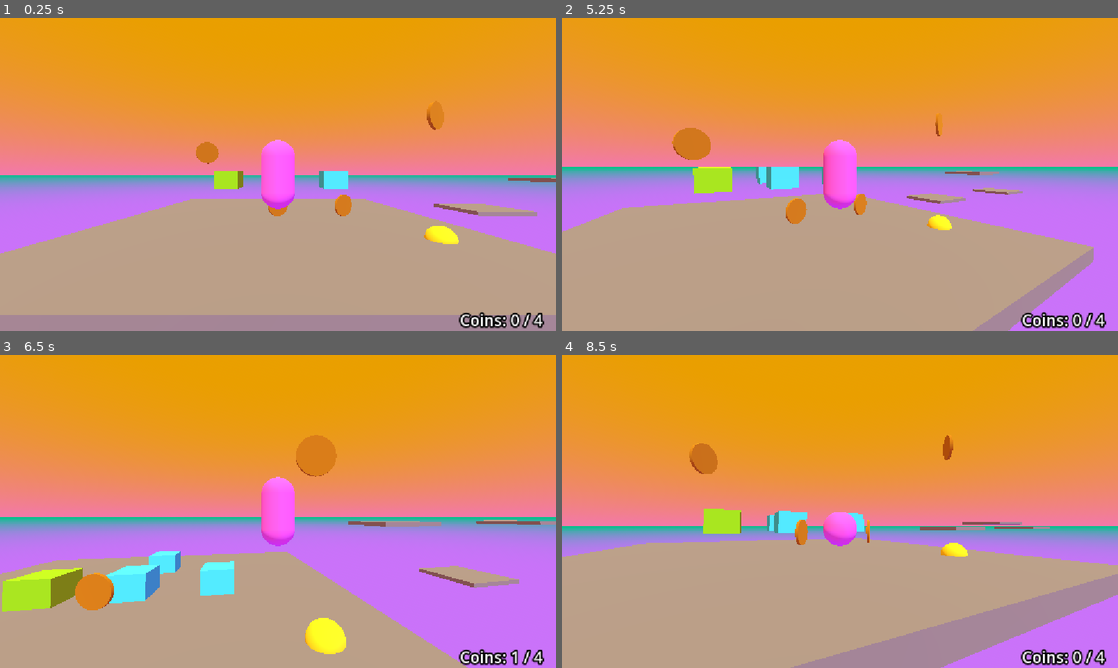
Above: before the commit, frames 1-4 (two rows, left to right).
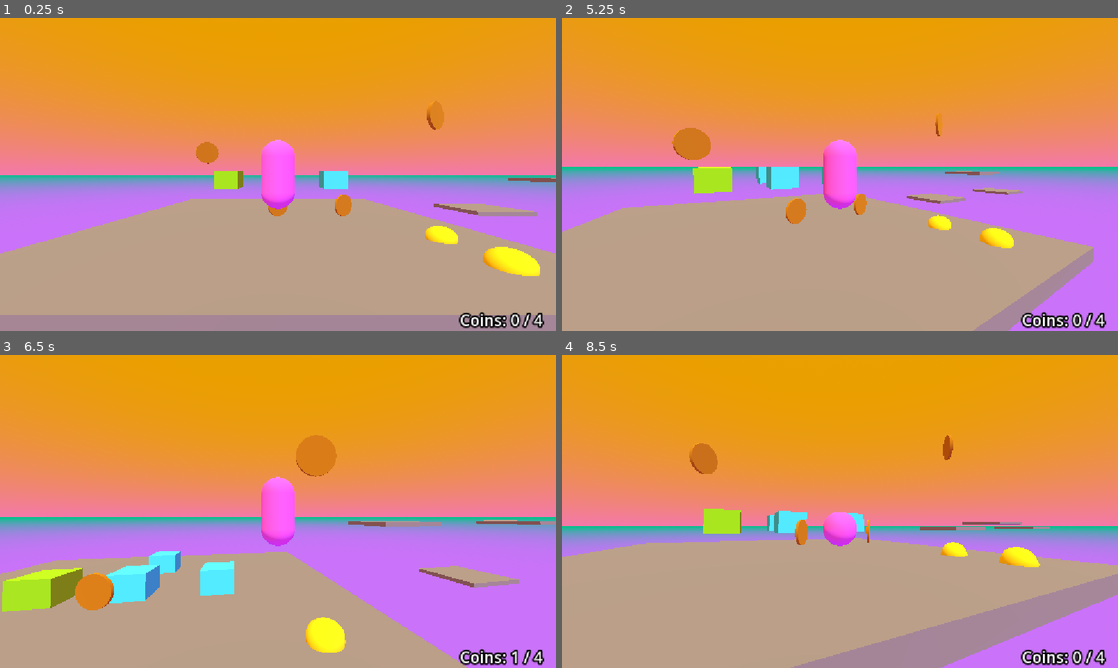
Above: after the commit, the same moments.

Repository: 17Dodecahedrons/Spieleentwicklungskurs
Game: Godot game, scene res://szenen/level_1.tscn
Two runs of this game, one before a commit and one after it. Both use one fixed random seed, a clock stepped at 60 frames per second and the inputs below.
Inputs (mouse positions are in pixels of both pictures, inside the frame that each line leads up to):
- Up to frame 1 (0.25 s): no input
- Up to frame 2 (5.25 s): move the mouse to (867, 174) at 0.52 s; hold W (forward) from 0.53 s (still down); tap Space (jump) at 0.6, 0.77, 1.07, 1.52, 1.55, 1.82, 2.3, 2.85, 3.02, 3.32, 3.77, 3.8, 4.07, 4.52, 4.55, 4.82, 5.1 s; move the mouse to (812, 174) at 1.27 s; tap Ctrl (crouch) at 1.35 s; move the mouse to (851, 168) at 2.02 s; hold Shift (sprint) 2.03-2.78 s; move the mouse to (834, 180) at 2.77 s; tap Enter at 3.5 s; move the mouse to (878, 177) at 3.52 s; hold Ctrl (crouch) 3.53-4.28 s; move the mouse to (795, 171) at 4.27 s; tap Shift (sprint) at 4.35 s; tap R (restart) at 5 s; move the mouse to (845, 174) at 5.02 s
- Up to frame 3 (6.5 s): move the mouse to (255, 505) at 5.77 s; release W (forward) at 5.78 s; hold D (right) from 5.78 s (still down); tap Ctrl (crouch) at 5.85 s; tap Space (jump) at 6.02, 6.05, 6.32 s
- Up to frame 4 (8.5 s): move the mouse to (867, 511) at 6.52 s; release D (right) at 6.53 s; hold Shift (sprint) 6.53-7.28 s; hold W (forward) from 6.53 s (still down); tap Space (jump) at 6.77, 6.8, 7.07, 7.35, 7.52, 7.82, 8.3 s; move the mouse to (812, 511) at 7.27 s; tap R (restart) at 8 s; move the mouse to (851, 505) at 8.02 s; hold Ctrl (crouch) from 8.03 s (still down)

The runs differ from the first frame. In frame 1, 0.7% of the frame differs, in the area x 76-98%, y 66-83%; in frame 2, 0.3%; in frame 3, less than 0.1%; in frame 4, 0.4%.

Commit message:
jump bubble wiggle

Diff:
--- /dev/null
+++ b/shader/jump_bubble.gdshader
@@ -0,0 +1,13 @@
+shader_type spatial;
+
+uniform float hit_intensity = 0.02;
+
+void vertex() {
+	// Mehr Mathe Magie
+	float jiggle = cos(TIME * 15.0 + VERTEX.y * 10.0) * hit_intensity;
+	VERTEX += NORMAL * jiggle;
+}
+
+void fragment() {
+	ALBEDO = vec3(1.0, 1.0, 0.0);
+}
--- a/szenen/jump_bubble.tscn
+++ b/szenen/jump_bubble.tscn
@@ -1,10 +1,14 @@
 [gd_scene format=3 uid="uid://b0ng4i8ihueso"]
 
-[sub_resource type="StandardMaterial3D" id="StandardMaterial3D_yf5fn"]
-albedo_color = Color(1, 1, 0.101960786, 1)
+[ext_resource type="Shader" uid="uid://upedr3ltusid" path="res://shader/jump_bubble.gdshader" id="1_6yrsv"]
+
+[sub_resource type="ShaderMaterial" id="ShaderMaterial_ykmtj"]
+render_priority = 0
+shader = ExtResource("1_6yrsv")
+shader_parameter/hit_intensity = 0.02
 
 [sub_resource type="SphereMesh" id="SphereMesh_g4v7s"]
-material = SubResource("StandardMaterial3D_yf5fn")
+material = SubResource("ShaderMaterial_ykmtj")
 
 [sub_resource type="SphereShape3D" id="SphereShape3D_hh2r7"]
 
--- a/szenen/level_1.tscn
+++ b/szenen/level_1.tscn
@@ -74,9 +74,6 @@
 [node name="WorldEnvironment" type="WorldEnvironment" parent="." unique_id=446665900]
 environment = SubResource("Environment_g4v7s")
 
-[node name="JumpBubble" parent="." unique_id=833237062 instance=ExtResource("3_041cm")]
-transform = Transform3D(1, 0, 0, 0, 1, 0, 0, 0, 1, 6.0542703, 0.25924516, 4.430283)
-
 [node name="GameManager" parent="." unique_id=1728041114 instance=ExtResource("4_58t2n")]
 
 [node name="DeathBarrier" type="Area3D" parent="." unique_id=1402272333]
@@ -113,4 +110,12 @@
 [node name="Plattform3" parent="Plattformen" unique_id=69547830 instance=ExtResource("7_qtk5y")]
 transform = Transform3D(1, 0, 0, 0, 1, 0, 0, 0, 1, 21.492954, 0, 0)
 
+[node name="JumpBubbles" type="Node3D" parent="." unique_id=1194367256]
+
+[node name="JumpBubble1" parent="JumpBubbles" unique_id=833237062 instance=ExtResource("3_041cm")]
+transform = Transform3D(1, 0, 0, 0, 1, 0, 0, 0, 1, 6.0542703, 0.25924516, 4.430283)
+
+[node name="JumpBubble2" parent="JumpBubbles" unique_id=905459363 instance=ExtResource("3_041cm")]
+transform = Transform3D(1, 0, 0, 0, 1, 0, 0, 0, 1, 6.0542703, 0.25924516, 6.6846967)
+
 [editable path="Boxen/Box2"]
Not shown, changed: branch_description.txt
Not shown, added: shader/jump_bubble.gdshader.uid
